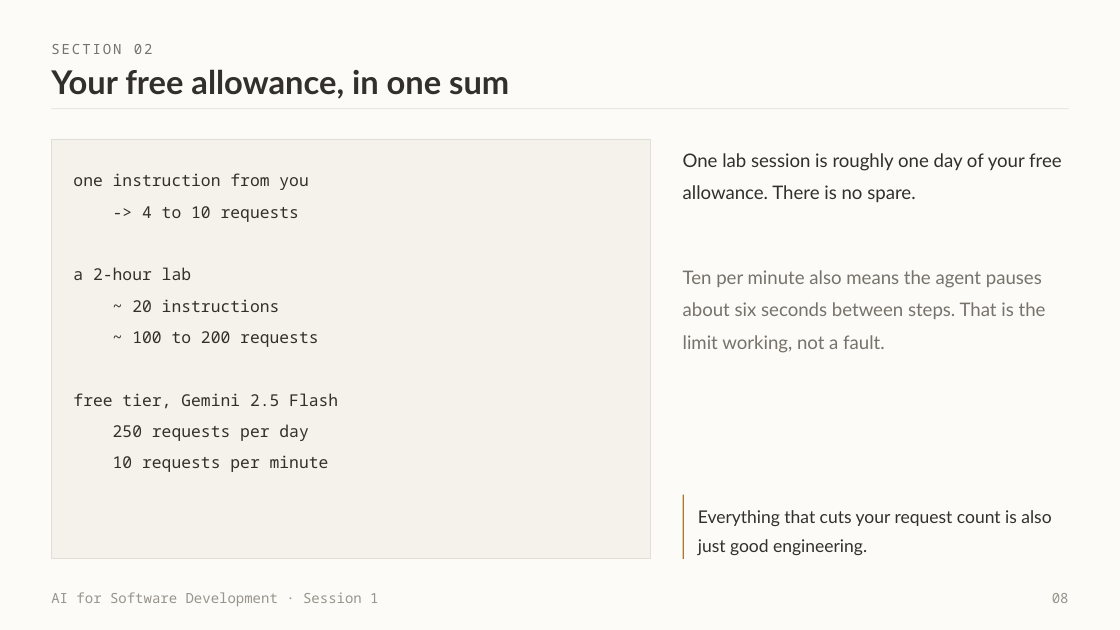
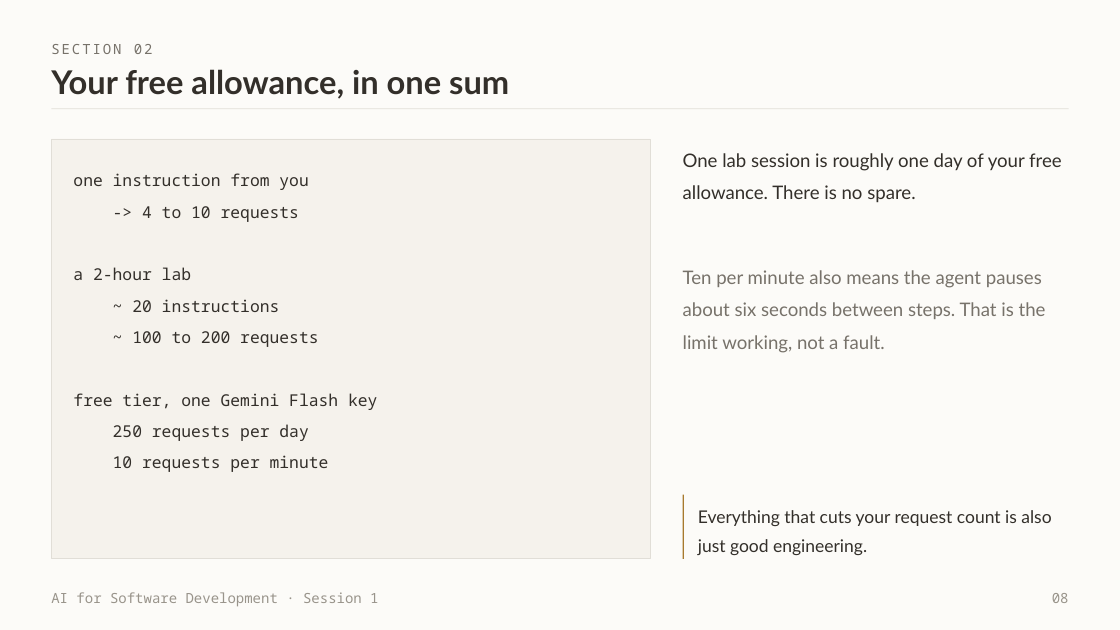
Before and after one commit to witchapong/ai-for-software-dev, a slide deck: slide 8 of slides/Session 1 - Meet Your Agent.pptx. Drawn at 1120x630 pixels with LibreOffice and Linux fonts; fonts in the diff are those of the drawing. Boxes give left, top, right and bottom in pixels: in the first picture for what was removed or moved away, otherwise in the second. Text is boxed around its words. In the diff, an @@ line names an element or a change of style, - is before the commit and + after.

```diff
--- a/slides/Session 1 - Meet Your Agent.pptx
+++ b/slides/Session 1 - Meet Your Agent.pptx
@@ text at (x1=73, y1=393, x2=377, y2=410): text changed @@
-free tier, Gemini 2.5 Flash
+free tier, one Gemini Flash key
```
Also in this commit, not shown: 6 other slides changed, 2 slides added, 1 slide removed, 7 other files.
